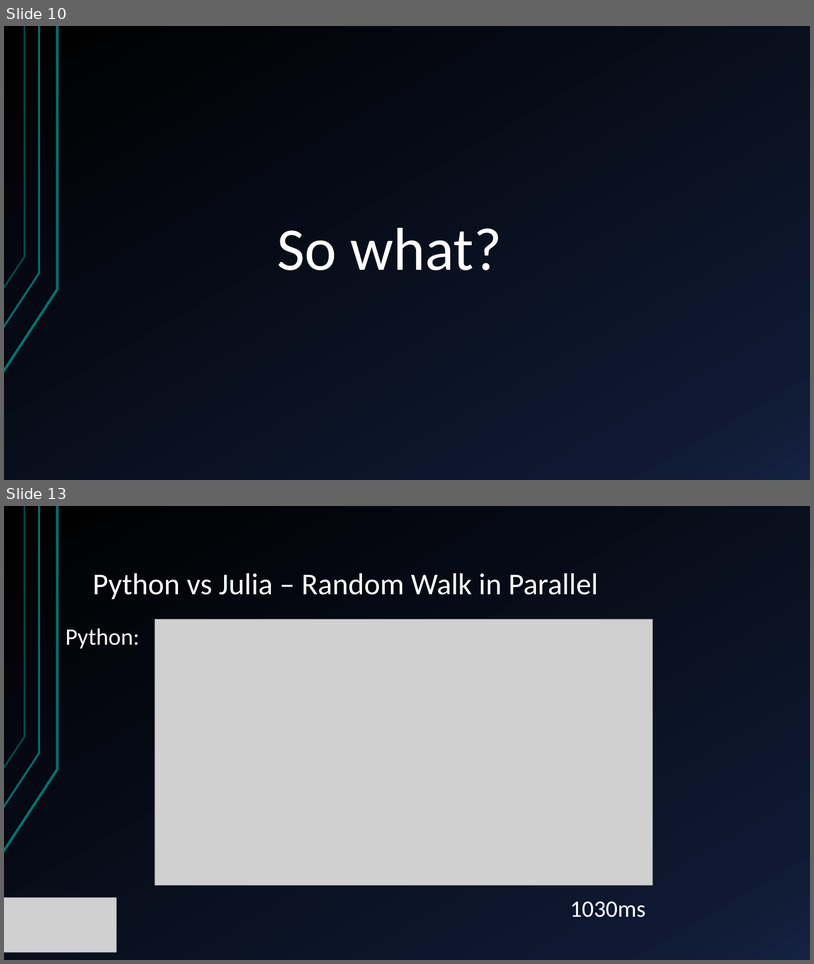
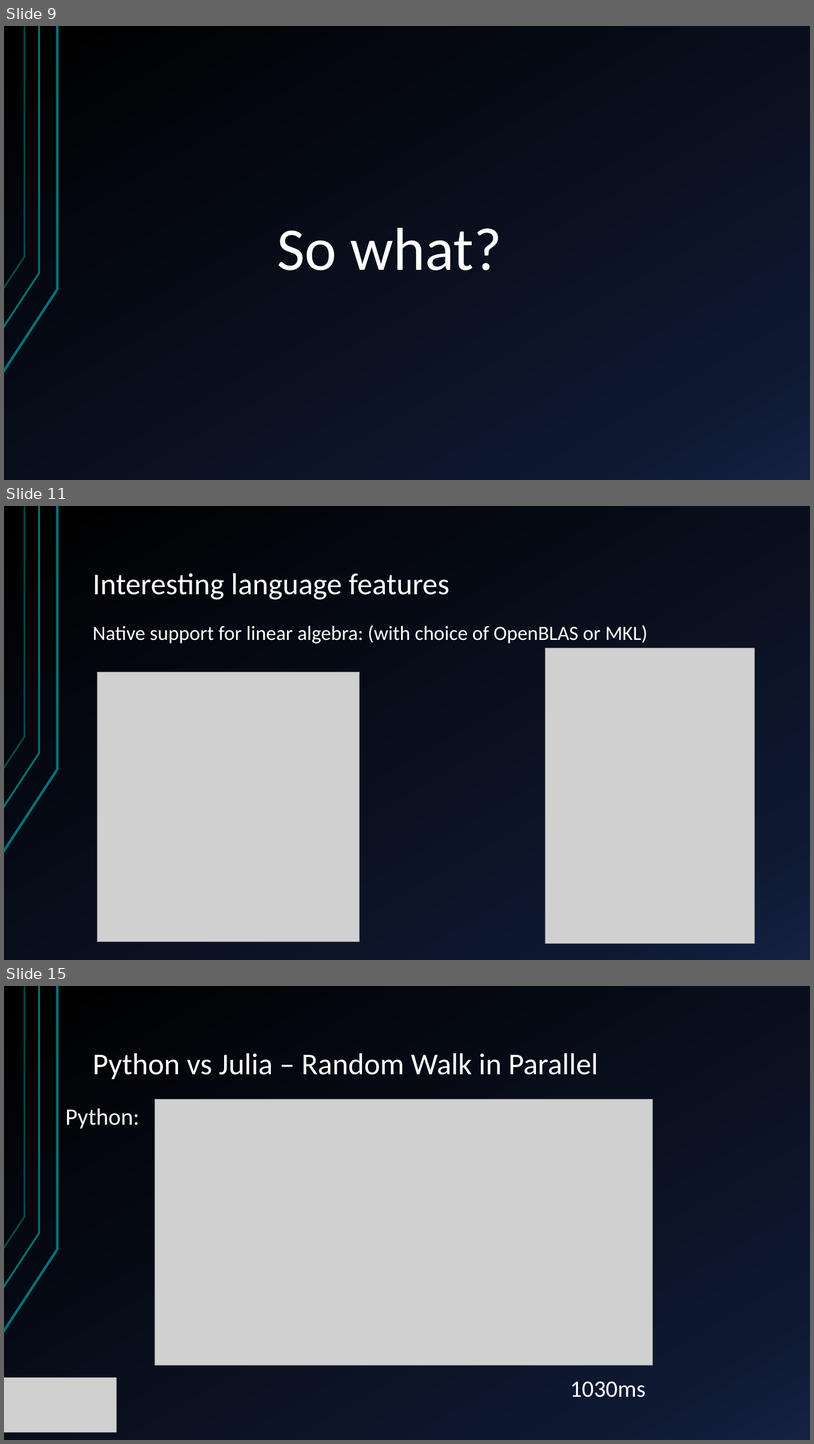
Before and after one commit to JamieMair/intro-to-julia-talk, a slide deck: Introduction to Julia.pptx. Shown one above the other, each under a label of ours: slides 10 and 13 before the commit, slides 9, 11 and 15 after it; the slides between them are not shown. The pictures are 814x964 and 814x1444 pixels, drawn with LibreOffice and Linux fonts; fonts in the diff are those of the drawing; grey boxes stand for pictures. Boxes give left, top, right and bottom in pixels: in the first picture for what was removed or moved away, otherwise in the second. Text is boxed around its words. In the diff, an @@ line names an element or a change of style, - is before the commit and + after.

```diff
--- a/Introduction to Julia.pptx
+++ b/Introduction to Julia.pptx
@@ slide 11 added at (4,506,810,960), background gradient #000000 to #0F1931 to #142242; not listed: 3 template elements that a slide beside it also shows @@
@@ title added at (93,573,450,600), 36 pt, text #FFFFFF @@
+Interesting language features
@@ text added at (93,625,648,643), 24 pt, text #FFFFFF @@
+Native support for linear algebra: (with choice of OpenBLAS or MKL)
@@ picture added at (545,648,755,943) @@
@@ picture added at (98,672,360,942) @@
@@ what was slide 10 is now slide 9 @@
@@ what was slide 13 is now slide 15 @@
```
Also in this commit, not shown: 6 slides changed, 3 other slides added, 2 slides removed.
